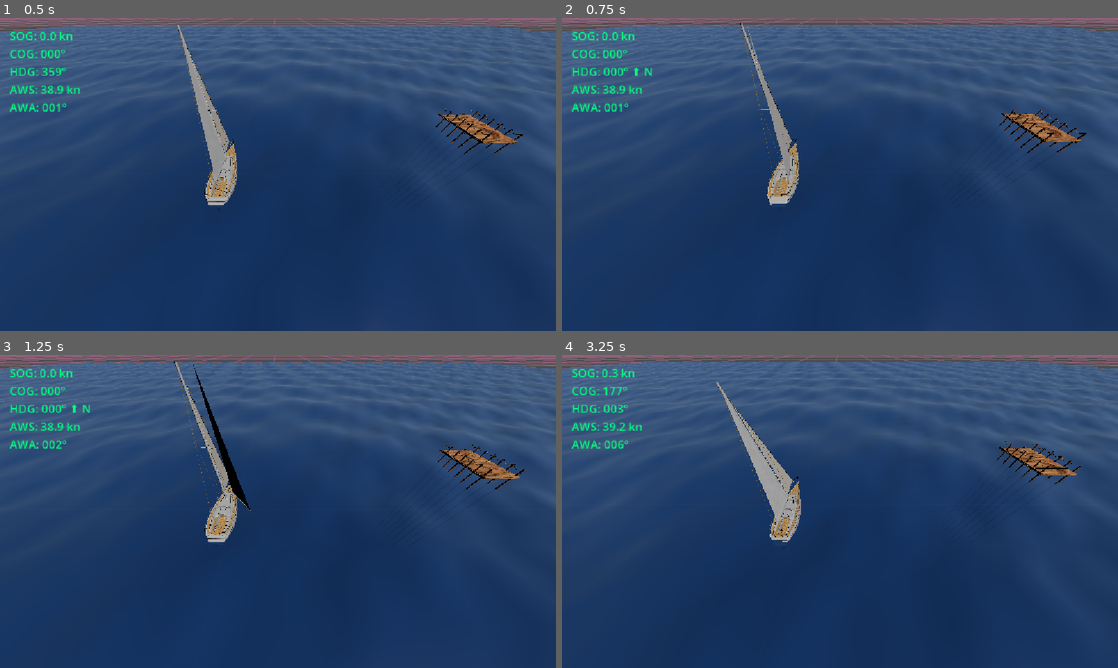
Above: before the commit, frames 1-4 (two rows, left to right).
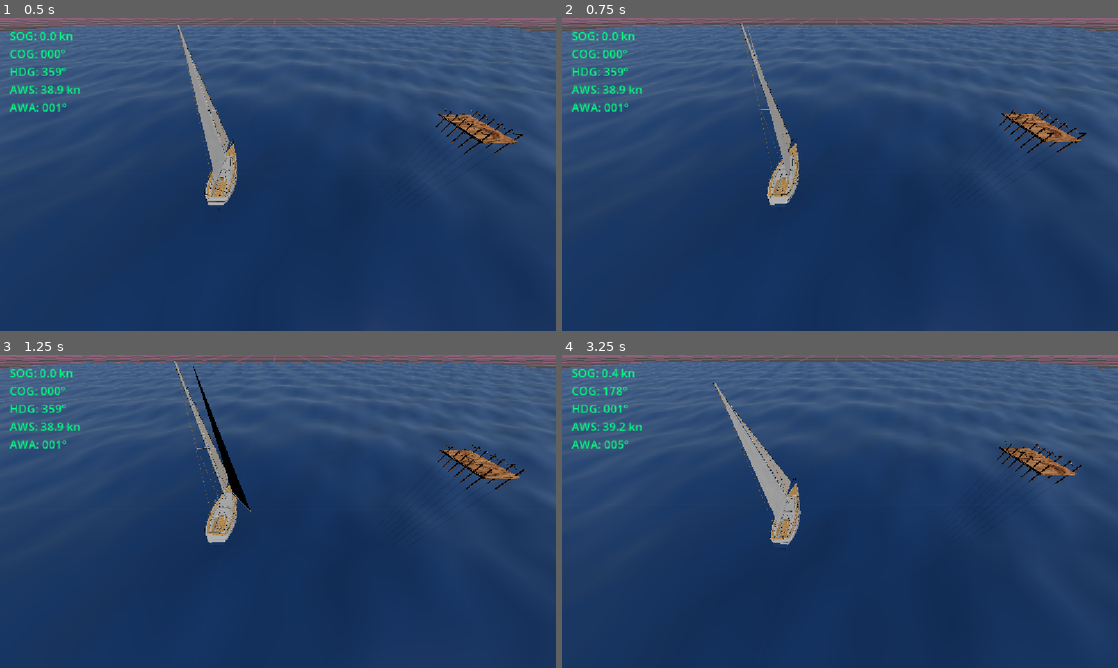
Above: after the commit, the same moments.

Repository: ivanmielnic5-eye/NaveGo
Game: Godot game, scene res://main.tscn
The game is run twice, just before and just after one commit, with the same random seed, the same clock (stepped at 60 frames per second) and the same inputs.
Inputs:
- Up to frame 1 (0.5 s): no input
- Up to frame 2 (0.75 s): tap Enter at 0.5 s; hold D from 0.53 s (still down); hold Q from 0.53 s (still down)
- Up to frame 3 (1.25 s): keep holding D; keep holding Q
- Up to frame 4 (3.25 s): release D at 1.28 s; release Q at 1.28 s; hold S 1.28-2.03 s; tap E at 1.35 s; hold D 2.03-2.78 s; hold Z 2.03-2.78 s; hold W from 2.78 s (still down); tap X at 2.85 s

Frame 1 is identical in both runs. In frame 2, 0.1% of the frame differs, in the area x 7-89%, y 1-60%; in frame 3, 0.7%; in frame 4, 1.2%, in the area x 4-95%, y 0-61%.

Commit message:
Timon fisico en rango realista + fix doble torque A/D
- rudder_controller.gd: torque_max 3000 -> 5500
- main.gd: A/D desactivado (ahora lo maneja solo rudder_controller)
- Vuelta 360 grados: ~70s a 9.1 kn (antes era ~30s irreal)
- Radio de giro varia con velocidad (28m a 9kn, 15m a 5kn)
- Comportamiento validado como realista para velero de 10m

Fuente: sesion 2026-10-10.

Diff:
--- a/main.tscn
+++ b/main.tscn
@@ -76,10 +76,8 @@
 transform = Transform3D(-0.1, 0, 0, 0, 0.1, 0, 0, 0, -0.1, 0, 0, 0)
 script = ExtResource("3_wind")
 target_path = NodePath("../SailboatBody")
-wind_speed_ms = 20.0
 wind_strength = 0.5
 gust_amplitude = 0.3
-gust_frequency = 1.5
 direction_variation = 0.0
 
 [node name="SailboatBody" type="RigidBody3D" parent="." unique_id=1325920536]
--- a/rudder_controller.gd
+++ b/rudder_controller.gd
@@ -3,7 +3,7 @@
 @export var angulo_maximo : float = 35.0
 @export var velocidad_giro : float = 60.0
 @export var nombre_timon : String = "Timon"
-@export var torque_max : float = 3000.0
+@export var torque_max : float = 5500.0
 @export var velocidad_min_efecto : float = 0.5
 @export var invertir : bool = false
 
--- a/scripts/main.gd
+++ b/scripts/main.gd
@@ -74,11 +74,12 @@
 	if Input.is_key_pressed(KEY_W):
 		apply_force += forward * force
 	if Input.is_key_pressed(KEY_S):
-		apply_force += -forward * force
-	if Input.is_key_pressed(KEY_A):
-		apply_torque += Vector3.UP * torque
-	if Input.is_key_pressed(KEY_D):
-		apply_torque += -Vector3.UP * torque
+		apply_force += -forward * force# A/D ahora los maneja rudder_controller.gd
+#
+# 	if Input.is_key_pressed(KEY_A):
+# 		apply_torque += Vector3.UP * torque
+# 	if Input.is_key_pressed(KEY_D):
+# 		apply_torque += -Vector3.UP * torque
 
 	if apply_force != Vector3.ZERO:
 		sailboat.apply_central_force(apply_force)
